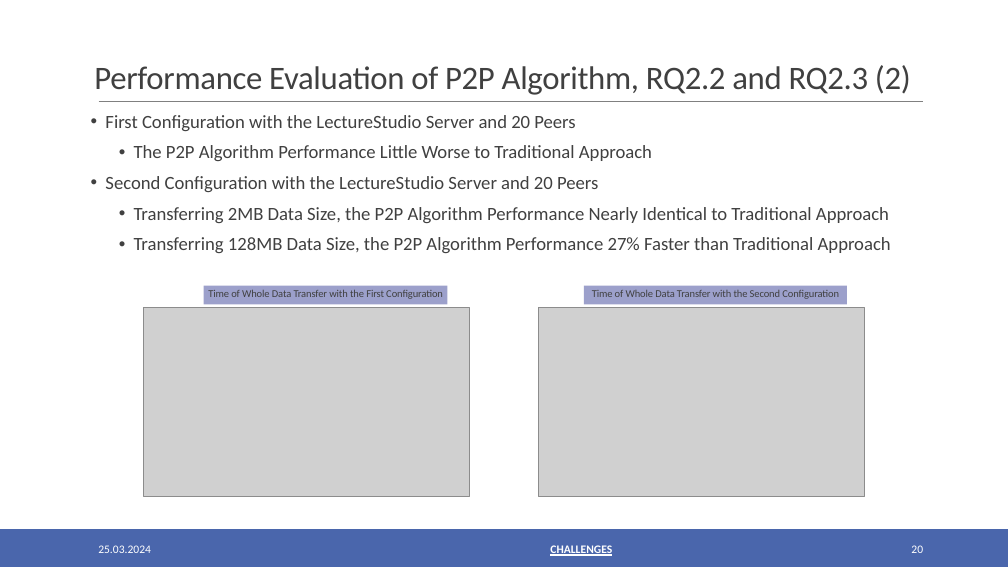
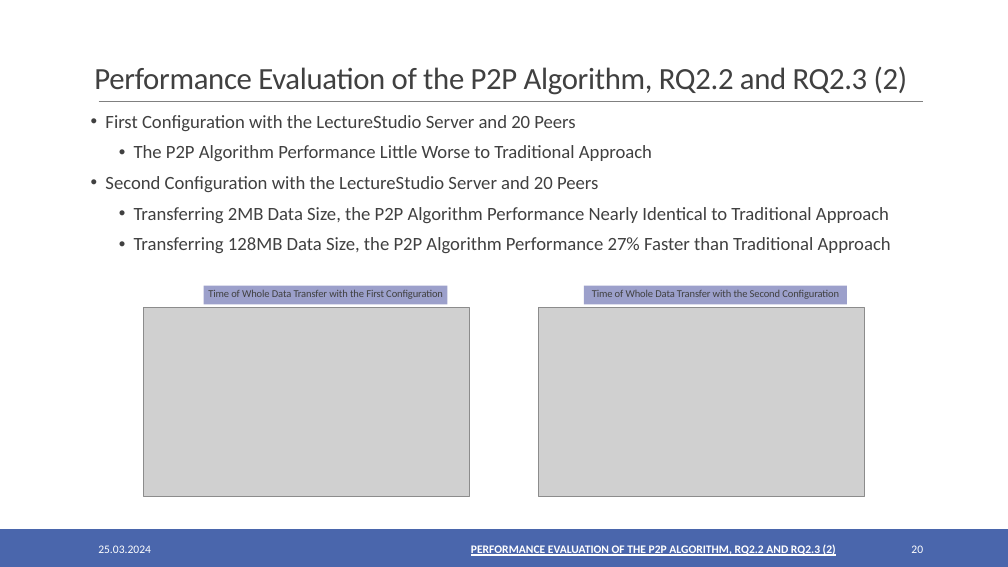
Before and after one commit to oezcankaraca/abschlussvortrag, a slide deck: slide 20 of Abschlussvortrag.pptx. Drawn at 1008x567 pixels with LibreOffice and Linux fonts; fonts in the diff are those of the drawing; grey boxes stand for pictures. Boxes give left, top, right and bottom in pixels: in the first picture for what was removed or moved away, otherwise in the second. Text is boxed around its words. In the diff, an @@ line names an element or a change of style, - is before the commit and + after.

```diff
--- a/Abschlussvortrag.pptx
+++ b/Abschlussvortrag.pptx
@@ title at box(94, 66, 908, 95): text changed; size 31.2 to 29.3 pt @@
-Performance Evaluation of P2P Algorithm, RQ2.2 and RQ2.3 (2)
+Performance Evaluation of the P2P Algorithm, RQ2.2 and RQ2.3 (2)
@@ text added at box(471, 544, 836, 557), 11 pt, text #FFFFFF, bold, underline @@
+PERFORMANCE EVALUATION OF THE P2P ALGORITHM, RQ2.2 AND RQ2.3 (2)
@@ text removed at box(550, 544, 612, 557) @@
-CHALLENGES
```
Also in this commit, not shown: 10 other slides changed, 3 other files.
